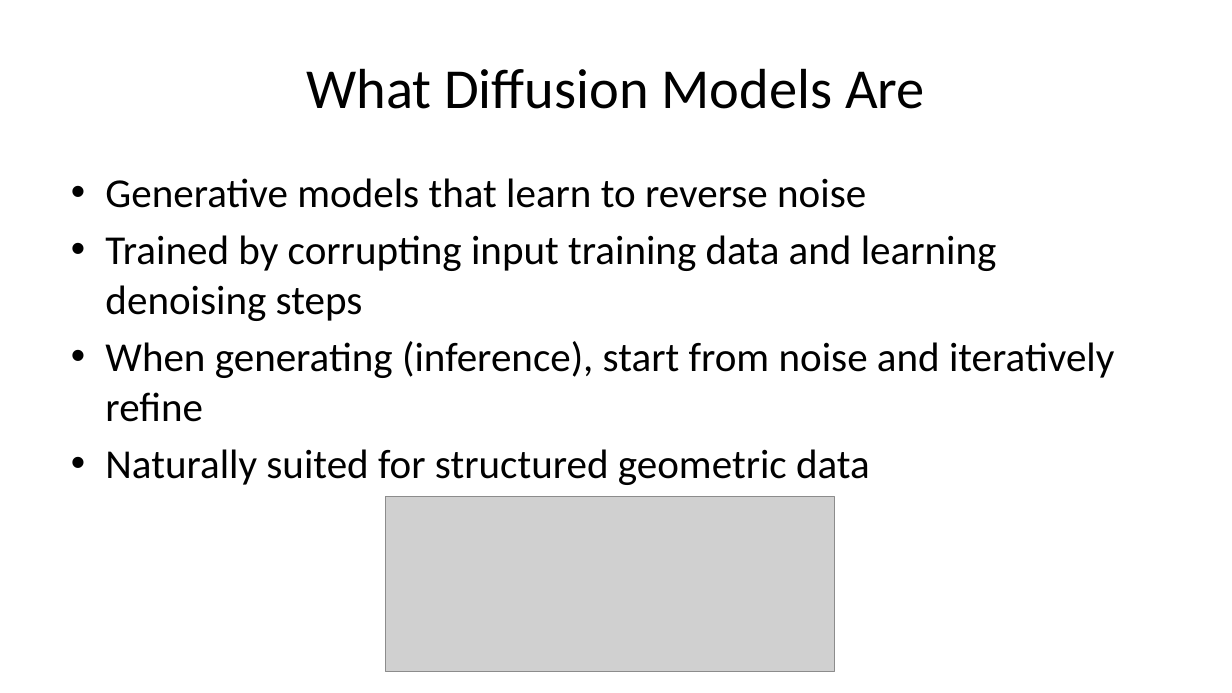
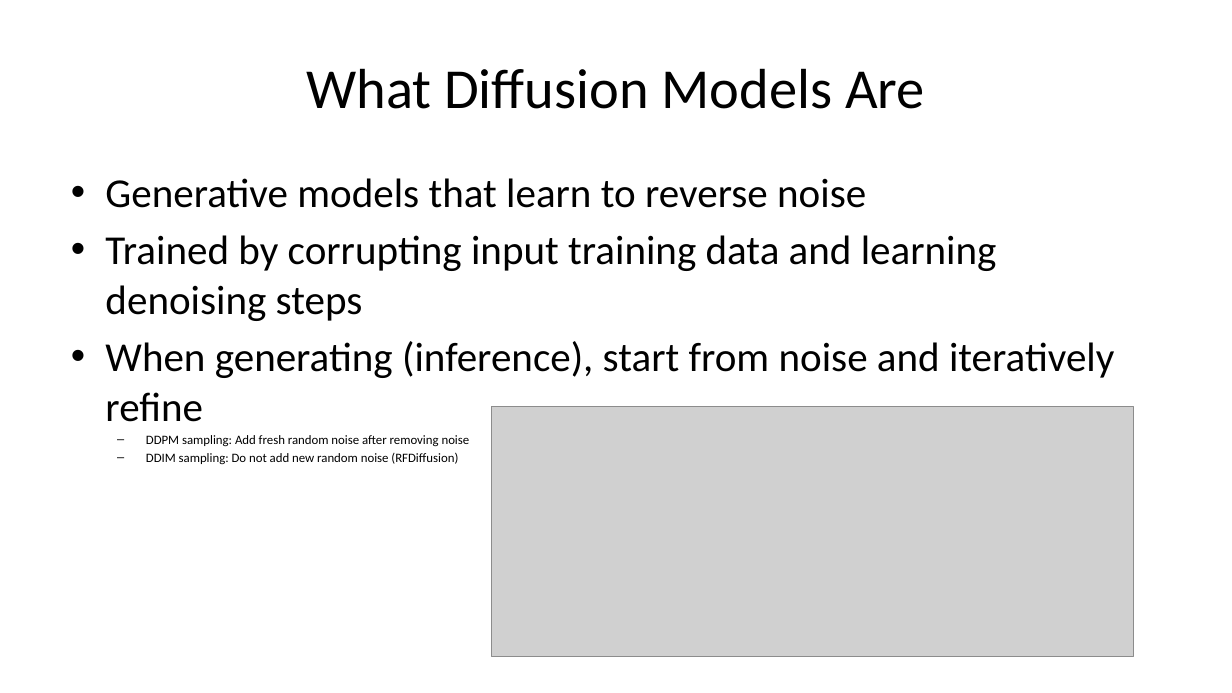
Before and after one commit to kaylertee/ActiveTargeting, a slide deck: slide 5 of Presentations/19 Jan 2026 RFdiffusion.pptx. Drawn at 1232x693 pixels with LibreOffice and Linux fonts; fonts in the diff are those of the drawing; grey boxes stand for pictures. Boxes give left, top, right and bottom in pixels: in the first picture for what was removed or moved away, otherwise in the second. Text is boxed around its words. In the diff, an @@ line names an element or a change of style, - is before the commit and + after.

```diff
--- a/Presentations/19 Jan 2026 RFdiffusion.pptx
+++ b/Presentations/19 Jan 2026 RFdiffusion.pptx
@@ picture: place and size @@
-picture at [385, 497, 835, 672]
+picture at [492, 407, 1134, 656]
@@ text at [146, 435, 470, 464]: text changed; size 32 to 10 pt @@
-• Naturally suited for structured geometric data
+  – DDPM sampling: Add fresh random noise after removing noise
+  – DDIM sampling: Do not add new random noise (RFDiffusion)
```
Also in this commit, not shown: 5 other slides changed, 6 slides added, 1 slide removed.
